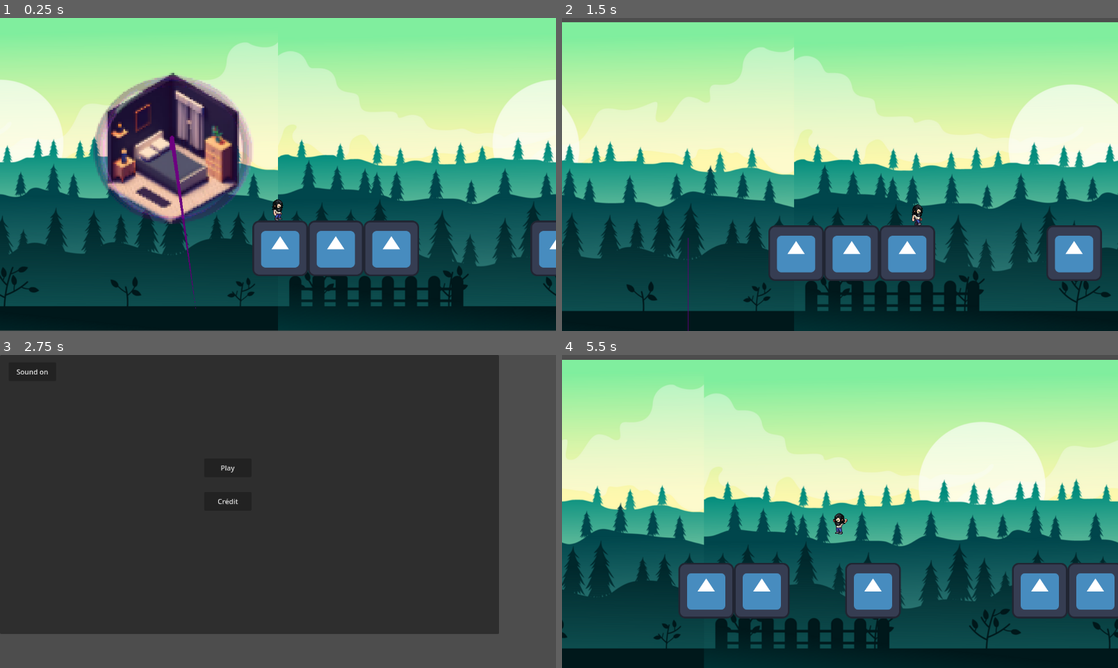
Above: before the commit, frames 1-4 (two rows, left to right).
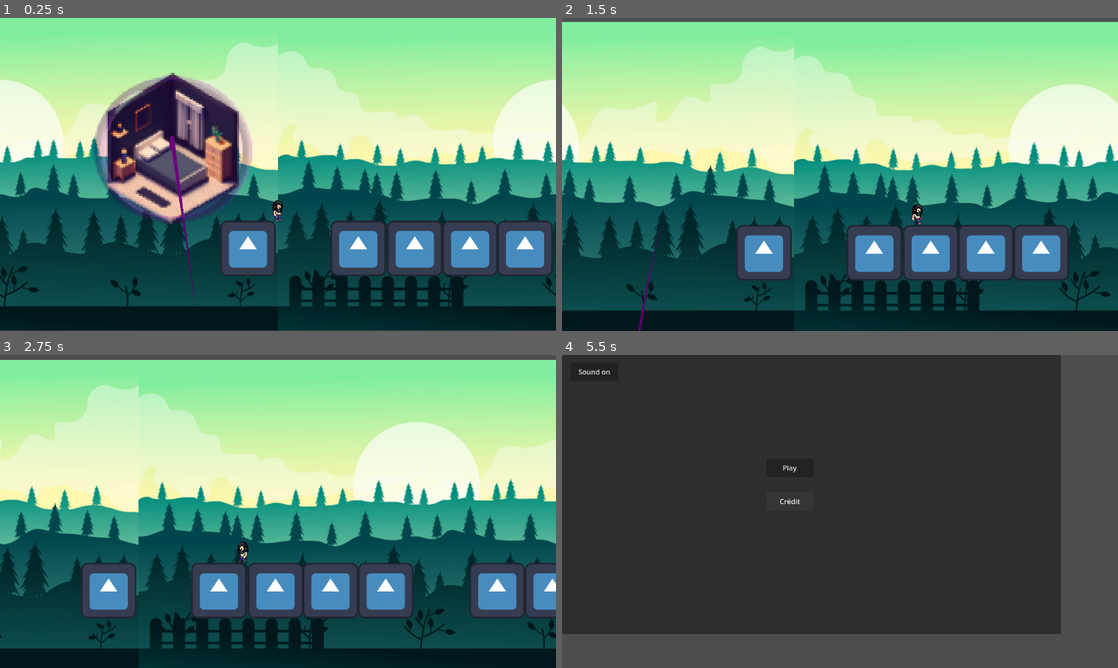
Above: after the commit, the same moments.

Repository: Narrop/Jame-Gam-17
Game: Godot game, scene res://Scenes/Levels/Level1.tscn
The game is run twice, just before and just after one commit, with the same random seed, the same clock (stepped at 60 frames per second) and the same inputs. The engine's default icon, where the game draws it, is replaced by a stand-in: a white triangle on a blue panel in a dark square.
Inputs (mouse positions are in pixels of both pictures, inside the frame that each line leads up to):
- Up to frame 1 (0.25 s): no input
- Up to frame 2 (1.5 s): tap Enter (ui_accept) at 0.5, 0.77 s; hold Right (ui_right) from 0.53 s (still down)
- Up to frame 3 (2.75 s): tap Enter (ui_accept) at 1.52 s; release Right (ui_right) at 2.03 s; hold Left (ui_left) from 2.03 s (still down)
- Up to frame 4 (5.5 s): release Left (ui_left) at 2.75 s; click (789, 502) at 2.75 s, where only the run before the commit has a clickable "Crédit"; hold Right (ui_right) 3.53-5.03 s; tap Enter (ui_accept) at 3.77, 4.52, 5.27 s; hold Left (ui_left) from 5.03 s (still down)

The runs differ from the first frame. In frame 1, 8.7% of the frame differs, in the area x 39-100%, y 57-83%; in frame 2, 11%; in frame 3, 98%; in frame 4, 98%, in the area x 0-100%, y 0-100%.

Commit message:
fix: generate grounds 3 by 3 to avoid a too big gap

Diff:
--- a/Scenes/Levels/Grounds/Ground.gd
+++ b/Scenes/Levels/Grounds/Ground.gd
@@ -1,4 +1,4 @@
-extends StaticBody2D
+extends Node2D
 
 @onready var player = get_parent().get_parent().get_node("Player")
 
@@ -10,4 +10,3 @@
 	# Delete the hidden ground
 	if global_position.distance_to(player.global_position) > 1000 and player.global_position.x > global_position.x:
 		queue_free()
-	pass
--- a/Scenes/Levels/Grounds/Ground.tscn
+++ b/Scenes/Levels/Grounds/Ground.tscn
@@ -1,13 +1,11 @@
-[gd_scene load_steps=4 format=3 uid="uid://j3yf066x6p6u"]
+[gd_scene load_steps=3 format=3 uid="uid://j3yf066x6p6u"]
 
-[ext_resource type="Script" path="res://Scenes/Levels/Grounds/Ground.gd" id="2_fpbg7"]
 [ext_resource type="Texture2D" uid="uid://b0m2bjkeopkag" path="res://icon.svg" id="2_vw1cj"]
 
 [sub_resource type="RectangleShape2D" id="RectangleShape2D_e3wyw"]
 size = Vector2(127, 127)
 
 [node name="Ground" type="StaticBody2D"]
-script = ExtResource("2_fpbg7")
 metadata/_edit_group_ = true
 
 [node name="Sprite2D" type="Sprite2D" parent="."]
--- /dev/null
+++ b/Scenes/Levels/Grounds/Ground1.tscn
@@ -0,0 +1,16 @@
+[gd_scene load_steps=3 format=3 uid="uid://gpj82ra8i08d"]
+
+[ext_resource type="PackedScene" uid="uid://j3yf066x6p6u" path="res://Scenes/Levels/Grounds/Ground.tscn" id="1_bioxo"]
+[ext_resource type="Script" path="res://Scenes/Levels/Grounds/Ground.gd" id="1_rve3e"]
+
+[node name="Ground1" type="Node2D"]
+script = ExtResource("1_rve3e")
+
+[node name="Ground" parent="." instance=ExtResource("1_bioxo")]
+position = Vector2(-126, 0)
+
+[node name="Ground2" parent="." instance=ExtResource("1_bioxo")]
+position = Vector2(1, 0)
+
+[node name="Ground3" parent="." instance=ExtResource("1_bioxo")]
+position = Vector2(128, 0)
--- /dev/null
+++ b/Scenes/Levels/Grounds/Ground2.tscn
@@ -0,0 +1,13 @@
+[gd_scene load_steps=3 format=3 uid="uid://c2t0f4iqdvlnr"]
+
+[ext_resource type="PackedScene" uid="uid://j3yf066x6p6u" path="res://Scenes/Levels/Grounds/Ground.tscn" id="1_keal0"]
+[ext_resource type="Script" path="res://Scenes/Levels/Grounds/Ground.gd" id="1_knnop"]
+
+[node name="Ground2" type="Node2D"]
+script = ExtResource("1_knnop")
+
+[node name="Ground" parent="." instance=ExtResource("1_keal0")]
+position = Vector2(-126, 0)
+
+[node name="Ground3" parent="." instance=ExtResource("1_keal0")]
+position = Vector2(128, 0)
--- /dev/null
+++ b/Scenes/Levels/Grounds/Ground3.tscn
@@ -0,0 +1,13 @@
+[gd_scene load_steps=3 format=3 uid="uid://cgom687k4n5wy"]
+
+[ext_resource type="PackedScene" uid="uid://j3yf066x6p6u" path="res://Scenes/Levels/Grounds/Ground.tscn" id="1_bdcpc"]
+[ext_resource type="Script" path="res://Scenes/Levels/Grounds/Ground.gd" id="1_svdps"]
+
+[node name="Ground3" type="Node2D"]
+script = ExtResource("1_svdps")
+
+[node name="Ground2" parent="." instance=ExtResource("1_bdcpc")]
+position = Vector2(1, 0)
+
+[node name="Ground3" parent="." instance=ExtResource("1_bdcpc")]
+position = Vector2(128, 0)
--- /dev/null
+++ b/Scenes/Levels/Grounds/Ground4.tscn
@@ -0,0 +1,13 @@
+[gd_scene load_steps=3 format=3 uid="uid://0c1etnb8dmn6"]
+
+[ext_resource type="Script" path="res://Scenes/Levels/Grounds/Ground.gd" id="1_6m0ok"]
+[ext_resource type="PackedScene" uid="uid://j3yf066x6p6u" path="res://Scenes/Levels/Grounds/Ground.tscn" id="1_36rd7"]
+
+[node name="Ground4" type="Node2D"]
+script = ExtResource("1_6m0ok")
+
+[node name="Ground" parent="." instance=ExtResource("1_36rd7")]
+position = Vector2(-126, 0)
+
+[node name="Ground2" parent="." instance=ExtResource("1_36rd7")]
+position = Vector2(1, 0)
--- a/Scenes/Levels/Level1.tscn
+++ b/Scenes/Levels/Level1.tscn
@@ -1,7 +1,6 @@
-[gd_scene load_steps=6 format=3 uid="uid://d2acg1m43avb1"]
+[gd_scene load_steps=5 format=3 uid="uid://d2acg1m43avb1"]
 
 [ext_resource type="Texture2D" uid="uid://jmwuk2aes7ip" path="res://Asset/background.png" id="1_q8rh6"]
-[ext_resource type="PackedScene" uid="uid://j3yf066x6p6u" path="res://Scenes/Levels/Grounds/Ground.tscn" id="2_2ym4r"]
 [ext_resource type="PackedScene" uid="uid://bpookyle8p67r" path="res://Scenes/Levels/SpawnGround.tscn" id="2_hrjb1"]
 [ext_resource type="PackedScene" uid="uid://dn1wlpxm7cqai" path="res://Scenes/Actors/Rooms/Bedroom.tscn" id="2_sl6ss"]
 [ext_resource type="PackedScene" uid="uid://c4wbexkerntwa" path="res://Scenes/Actors/Player.tscn" id="3_2htcg"]
@@ -23,9 +22,6 @@
 
 [node name="SpawnGround" parent="." instance=ExtResource("2_hrjb1")]
 
-[node name="Ground" parent="SpawnGround" instance=ExtResource("2_2ym4r")]
-script = null
-
 [node name="Bedroom" parent="." instance=ExtResource("2_sl6ss")]
 position = Vector2(-249, -259)
 
--- a/Scenes/Levels/SpawnGround.gd
+++ b/Scenes/Levels/SpawnGround.gd
@@ -1,25 +1,17 @@
 extends Node2D
 
-const GROUNDWIDTH = 128
+const GROUNDWIDTH = 3 * 128
 
 @onready var spawn_position = get_parent().global_position
 @onready var player = get_parent().get_node("Player")
 
 var rng = RandomNumberGenerator.new()
-var scenesList = []
-
-func _ready():
-	print(spawn_position)
-	# Load every type of ground
-	var path = "res://Scenes/Levels/Grounds/"
-	var dir = DirAccess.open(path)
-	if dir:
-		dir.list_dir_begin()
-		var files = dir.get_files()
-		for i in range(0, files.size()):
-			if files[i].get_extension() == 'tscn':
-				scenesList.append(load(path + files[i]))
-
+var scenesList = [
+	preload("res://Scenes/Levels/Grounds/Ground1.tscn"),
+	preload("res://Scenes/Levels/Grounds/Ground2.tscn"),
+	preload("res://Scenes/Levels/Grounds/Ground3.tscn"),
+	preload("res://Scenes/Levels/Grounds/Ground4.tscn")
+]
 
 # Called every frame. 'delta' is the elapsed time since the previous frame.
 func _process(_delta):
@@ -28,15 +20,10 @@
 
 
 func spawn_ground():
-
-	# Randomly put a hole in the ground
-	if rng.randf() > 0.7:
-		spawn_position.x += GROUNDWIDTH
-		return
-
 	# Randomly choose a ground type and instanciante it
 	var random_ground = scenesList[rng.randi_range(0, scenesList.size() - 1)]
 	var spawn_ground_instance = random_ground.instantiate()
 	add_child(spawn_ground_instance)
-	spawn_ground_instance.global_position.x = spawn_position.x
+	spawn_ground_instance.position.x = spawn_position.x
+	#spawn_ground_instance.position.x = spawn_position.x
 	spawn_position.x = spawn_position.x + GROUNDWIDTH
